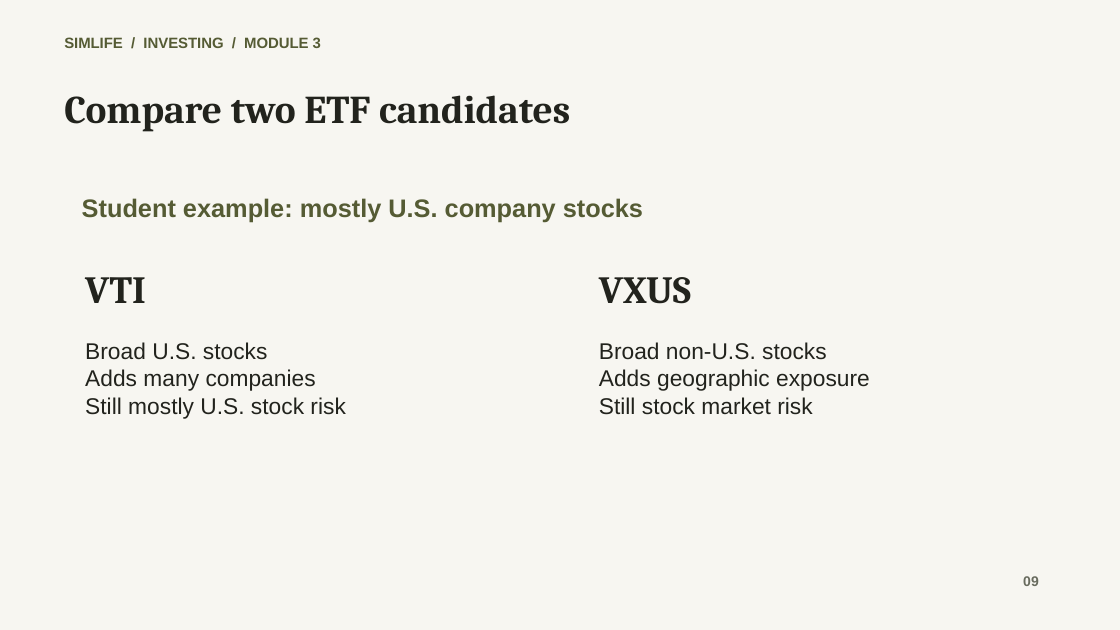
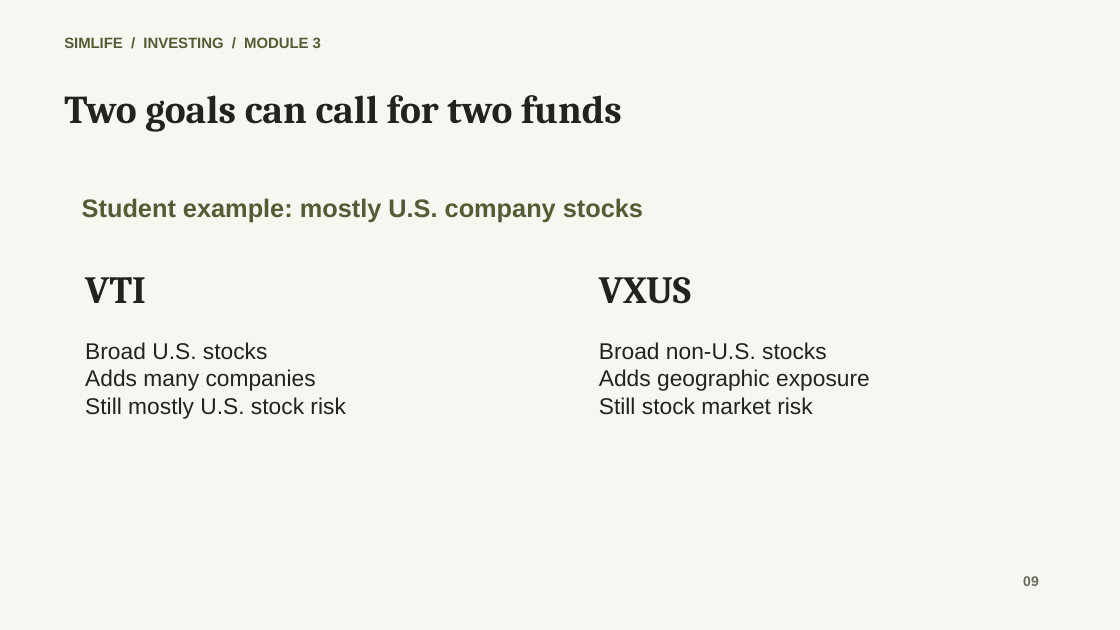
Before and after one commit to JML999/simlife-classroom, a slide deck: slide 9 of docs/module3-etfs/output/Module_3_ETFs_Lesson.pptx. Drawn at 1120x630 pixels with LibreOffice and Linux fonts; fonts in the diff are those of the drawing. Boxes give left, top, right and bottom in pixels: in the first picture for what was removed or moved away, otherwise in the second. Text is boxed around its words. In the diff, an @@ line names an element or a change of style, - is before the commit and + after.

```diff
--- a/docs/module3-etfs/output/Module_3_ETFs_Lesson.pptx
+++ b/docs/module3-etfs/output/Module_3_ETFs_Lesson.pptx
@@ text at [64,95,622,132]: text changed @@
-Compare two ETF candidates
+Two goals can call for two funds
```
Also in this commit, not shown: 4 other slides changed, 8 other files.
